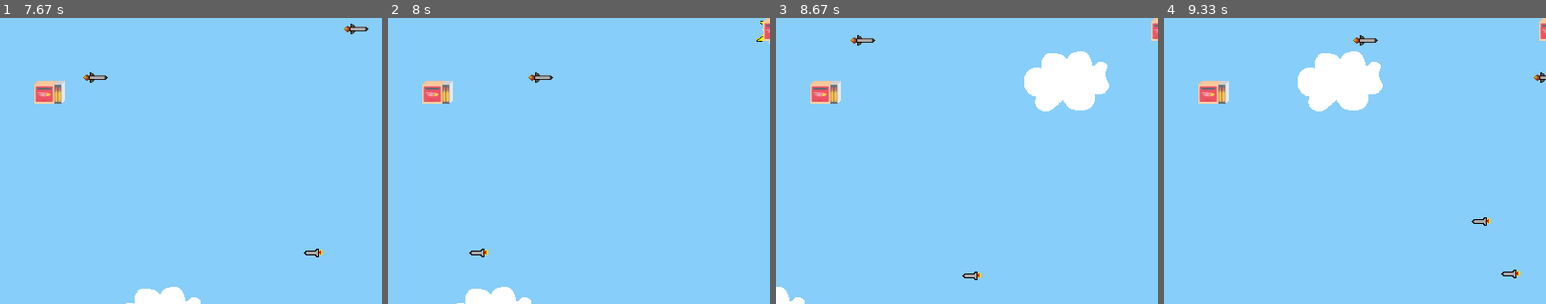
Above: before the commit, frames 1-4 (left to right).
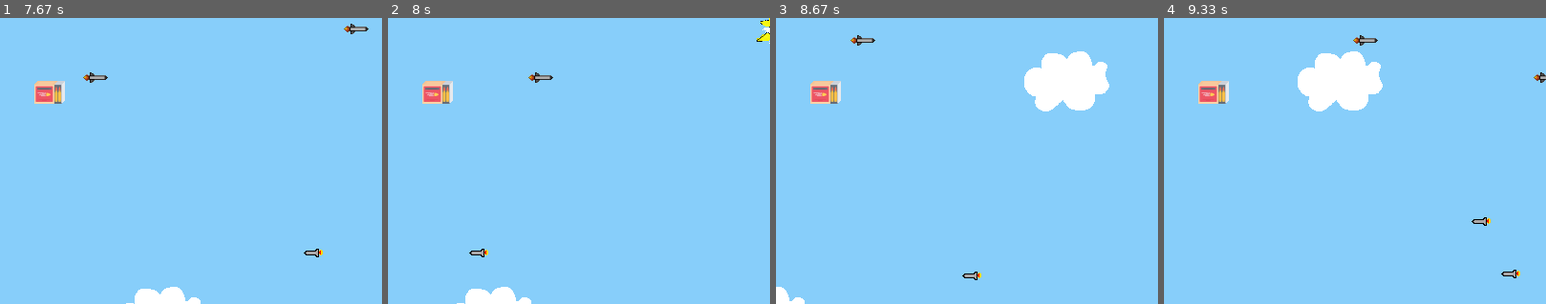
Above: after the commit, the same moments.

Repository: EliasSage/Project-PyGame
Game: pygame game, started from py_tut_with_images.py
Two runs of this game, one before a commit and one after it. Both use one fixed random seed, a clock stepped at 60 frames per second and the inputs below.
Inputs:
- Up to frame 1 (7.67 s): hold Right 0.33-0.8 s; hold Up 0.83-1.13 s; hold Right 1.17-1.63 s; hold Left 1.67-2.2 s; hold Down 2.23-2.53 s; tap Space at 2.57, 2.97, 3.27, 3.4, 3.8, 4.1, 4.47, 4.87, 5.17, 5.37, 5.67, 5.87, 6.2, 6.5, 6.7, 7, 7.27, 7.6 s; hold Left 2.9-3.3 s; hold Up 3.33-3.7 s; hold Right 3.73-4.37 s; hold Down 4.4-4.77 s; hold Left 4.8-5.27 s; hold Right 5.3-5.77 s; hold Up 5.8-6.1 s; hold Right 6.13-6.6 s; hold Left 6.63-7.17 s; hold Down 7.2-7.5 s; hold Left from 7.53 s (still down)
- Up to frame 2 (8 s): tap Space at 7.9 s; release Left at 7.93 s; hold Up from 7.97 s (still down)
- Up to frame 3 (8.67 s): tap Space at 8.03, 8.43 s; release Up at 8.33 s; hold Right from 8.37 s (still down)
- Up to frame 4 (9.33 s): tap Space at 8.73, 9.1 s; release Right at 9 s; hold Down from 9.03 s (still down)
The pictures show only the part of the screen within x 50-100%, y 0-50%; the shares and areas given below are measured in that part.

Frame 1 is identical in both runs. In frame 2, 0.1% of the frame differs, in the area x 98-100%, y 0-8%; in frame 3, 0.1%; in frame 4, 0.1%.

Commit message:
More bug fixes

Diff:
--- a/py_tut_with_images.py
+++ b/py_tut_with_images.py
@@ -502,11 +502,11 @@
         explosions.add(new_explosion)
         all_sprites.add(new_explosion)
 
-        print(player.score)
+        player.score += 10
 
         # Spawn powerup
-        if random.randint(1, 10) >= 1:
-            power = random.randint(2, 2)
+        if random.randint(1, 10) >= 8:
+            power = random.randint(1, 2)
             if power == 1:
                 powerup = PowerUp("HP", bullet.rect.center)
             elif power == 2:
